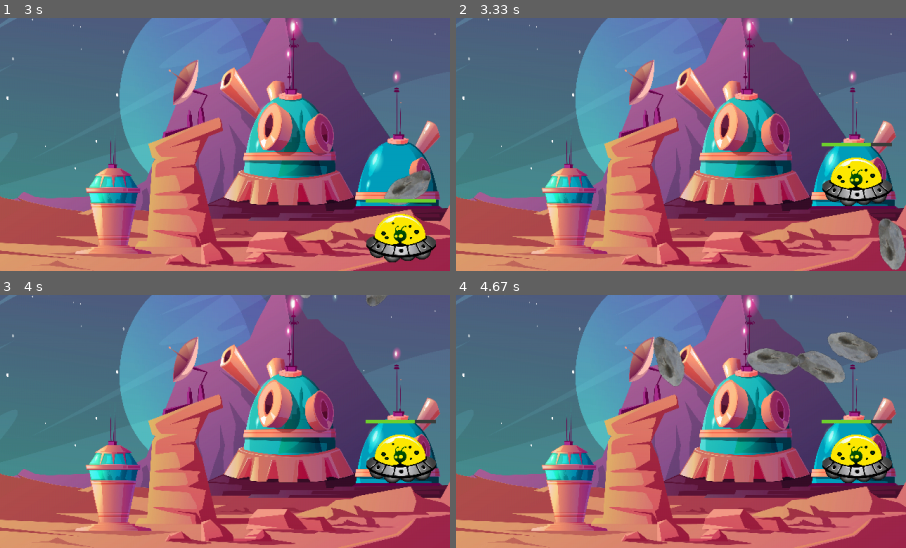
Above: before the commit, frames 1-4 (two rows, left to right).
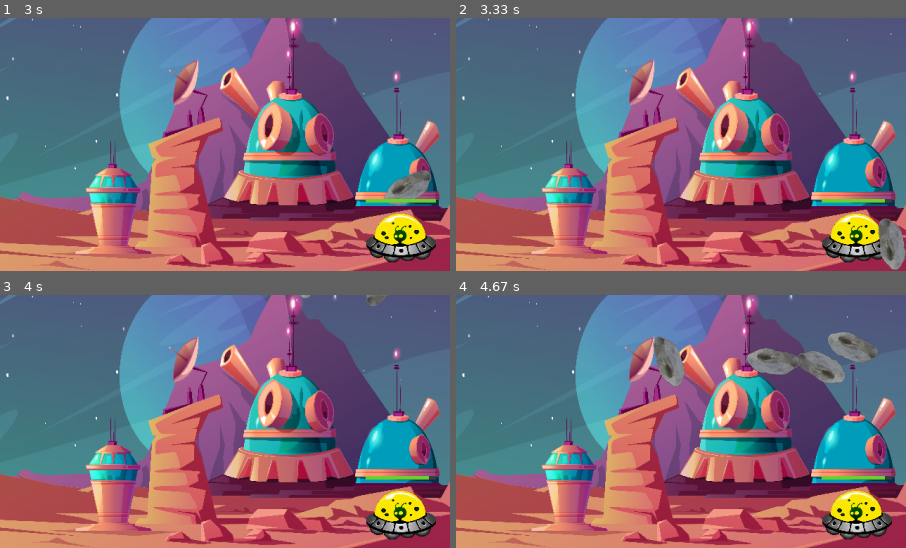
Above: after the commit, the same moments.

Repository: RedaPengam/Collision-Game
Game: pygame game, started from Collision Game/class_Main.py
The game is run twice, just before and just after one commit, with the same random seed, the same clock (stepped at 60 frames per second) and the same inputs.
Inputs:
- Up to frame 1 (3 s): no input
- Up to frame 2 (3.33 s): no input
- Up to frame 3 (4 s): no input
- Up to frame 4 (4.67 s): no input
The pictures show only the part of the screen within x 50-100%, y 17-67%; the shares and areas given below are measured in that part.

Frame 1 is identical in both runs. In frame 2, 4.4% of the frame differs, in the area x 81-97%, y 49-97%; in frame 3, 4.6%; in frame 4, 4.6%.

Commit message:
Update class_Asteroid.py

Diff:
--- a/Collision Game/class_Asteroid.py
+++ b/Collision Game/class_Asteroid.py
@@ -52,7 +52,7 @@
 
 
             # suprimer l'asteroid
-            self.remove()
+            player.kill()
 
             # infliger des degats aux joueurs
             player.damage(self.damage)
@@ -69,11 +69,11 @@
 
 
             # suprimer l'asteroid
-            self.remove()
+            player.kill()
 
             # infliger des degats aux joueurs
             player.damage(self.damage)
 
 
-    def remove(self):
-        self.game.all_asteroids.remove(self)
+    # def remove(self):
+    #     pg.remove(self)
